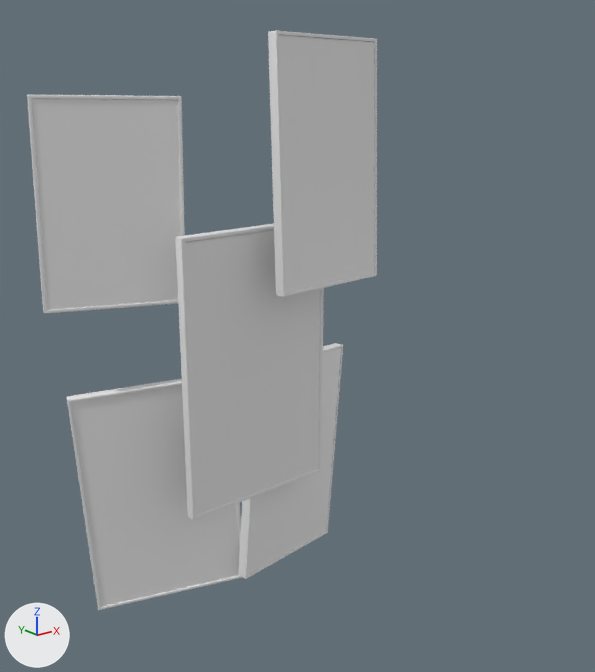
Renders of the glTF model static/monitors-CpyZGrTw.glb from each side of a commit.
Camera for both pictures: a camera (50 mm lens) standing at (-6.18, -8.59, 3.74) and looking at (-0.17, -1.08, 0.74). Every picture has the same lights, and +X, +Y and +Z are marked at lower left. Where no turn or scale is listed for an object, it has been applied to the vertices.

Names of what the first picture shows: 'FrameC', 'FrameLL', 'FrameLR', 'FrameTL', 'FrameTR', 'MonitorC', 'MonitorLL', 'MonitorLR', 'MonitorTL', 'MonitorTR'.
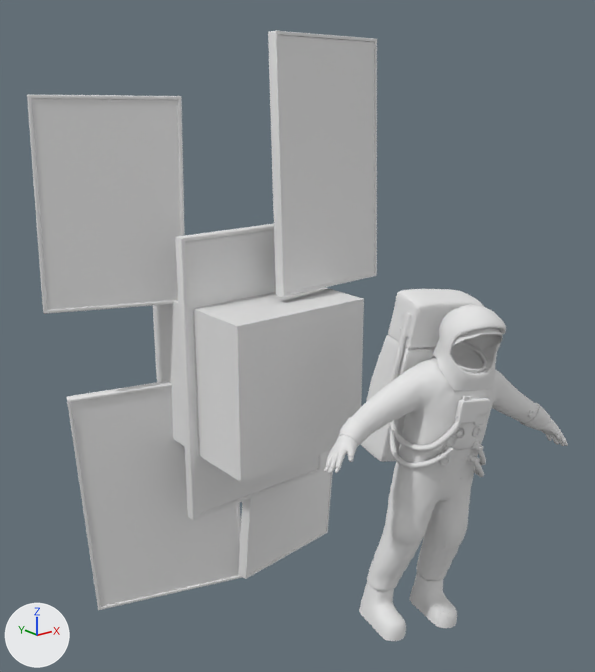
The change, as JSON lines over the scene's bpy script:
```json
{"op": "add", "block": "mat_material", "code": ["mat_material = principled_material('Material')", "mat_material.base_color = (0.8, 0.8, 0.8)  # white #e7e7e7"]}
{"op": "add", "block": "mat_object_1", "code": ["mat_object_1 = principled_material('object_1')", "mat_object_1.base_color = (0.8, 0.8, 0.8)  # white #e7e7e7", "mat_object_1.roughness = 1.0"]}
{"op": "add", "block": "mat_object_0", "code": ["mat_object_0 = principled_material('object_0')", "mat_object_0.base_color = (0.8, 0.8, 0.8)  # white #e7e7e7", "mat_object_0.roughness = 1.0"]}
{"op": "add", "block": "mat_object_2", "code": ["mat_object_2 = principled_material('object_2')", "mat_object_2.base_color = (0.8, 0.8, 0.8)  # white #e7e7e7", "mat_object_2.roughness = 1.0"]}
{"op": "add", "block": "mat_object_3", "code": ["mat_object_3 = principled_material('object_3')", "mat_object_3.base_color = (0.8, 0.8, 0.8)  # white #e7e7e7", "mat_object_3.roughness = 1.0"]}
{"op": "add", "block": "me_cube", "code": ["me_cube = bpy.data.meshes.new('Cube')", "me_cube.from_pydata(...)  # a box spanning x -1.0..1.0, y -1.0..1.0, z -1.0..1.0", "me_cube.materials.append(mat_material)  # white #e7e7e7"]}
{"op": "add", "block": "me_object_0", "code": ["me_object_0 = bpy.data.meshes.new('object_0')", "me_object_0.from_pydata(...)  # 28287 vertices, 49802 faces; spans x -1.44..1.81, y -1.0..0.68, z -0.08..3.93", "# faces by material slot: [30560, 8134, 10236, 872]", "me_object_0.materials.append(mat_object_0)  # white #e7e7e7", "me_object_0.materials.append(mat_object_1)  # white #e7e7e7", "me_object_0.materials.append(mat_object_2)  # white #e7e7e7", "me_object_0.materials.append(mat_object_3)  # white #e7e7e7"]}
{"op": "add", "block": "ob_cube", "code": ["ob_cube = bpy.data.objects.new('Cube', me_cube)", "ob_cube.location = (0.0, 0.0, 0.0)"]}
{"op": "add", "block": "ob_object_0", "code": ["ob_object_0 = bpy.data.objects.new('object_0', me_object_0)", "ob_object_0.location = (0.2, -2.57, -2.45)"]}
```

Changed parts and their boxes [x1, y1, x2, y2] in the pictures (595 x 672 px):
```json
{"object": "object_0", "change": "added", "after": [325, 289, 568, 641], "faces in mat_object_2 (white #e7e7e7)": [325, 305, 568, 474], "faces in mat_object_1 (white #e7e7e7)": [359, 461, 475, 641], "faces in mat_object_0 (white #e7e7e7)": [361, 289, 536, 548], "faces in mat_object_3 (white #e7e7e7)": [456, 328, 501, 349]}
{"object": "Cube", "change": "added", "after": [153, 288, 364, 482]}
{"object": "MonitorC", "change": "unchanged, covered by the edit", "before": [185, 230, 320, 515], "after": [185, 230, 319, 515]}
```
